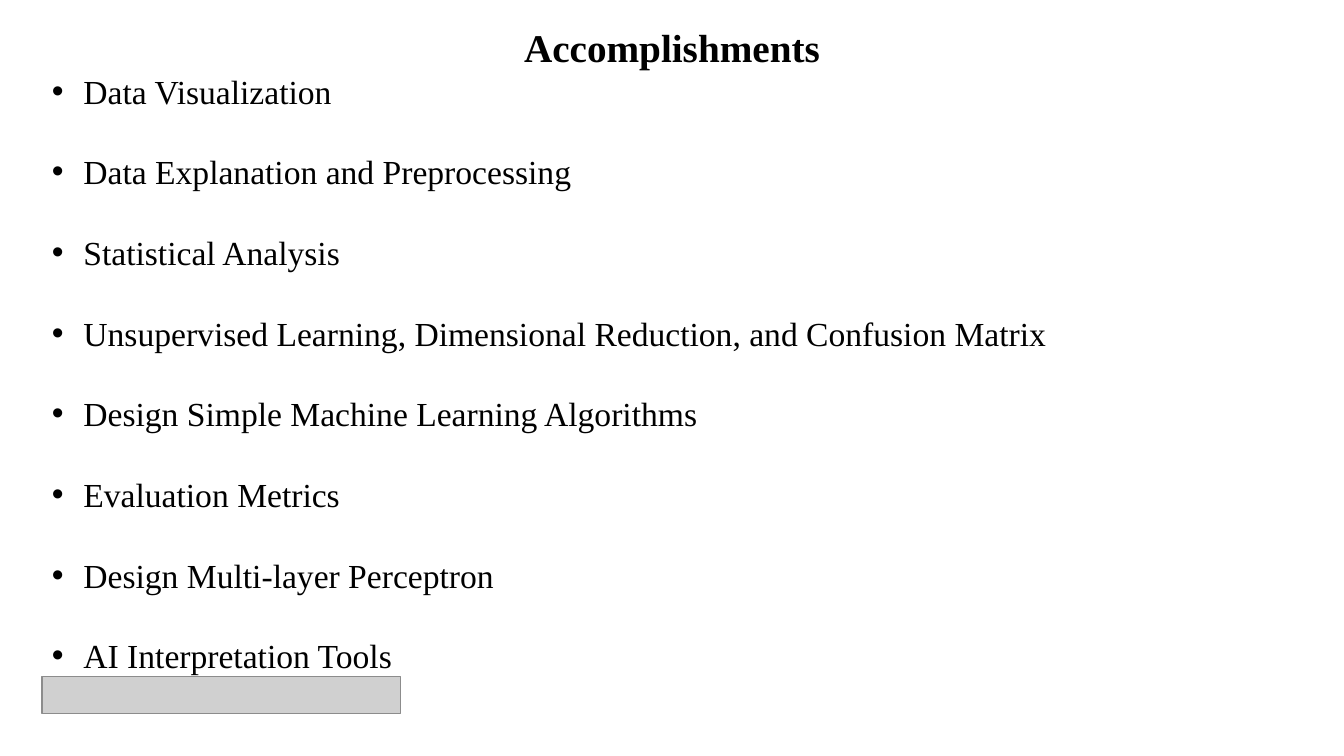
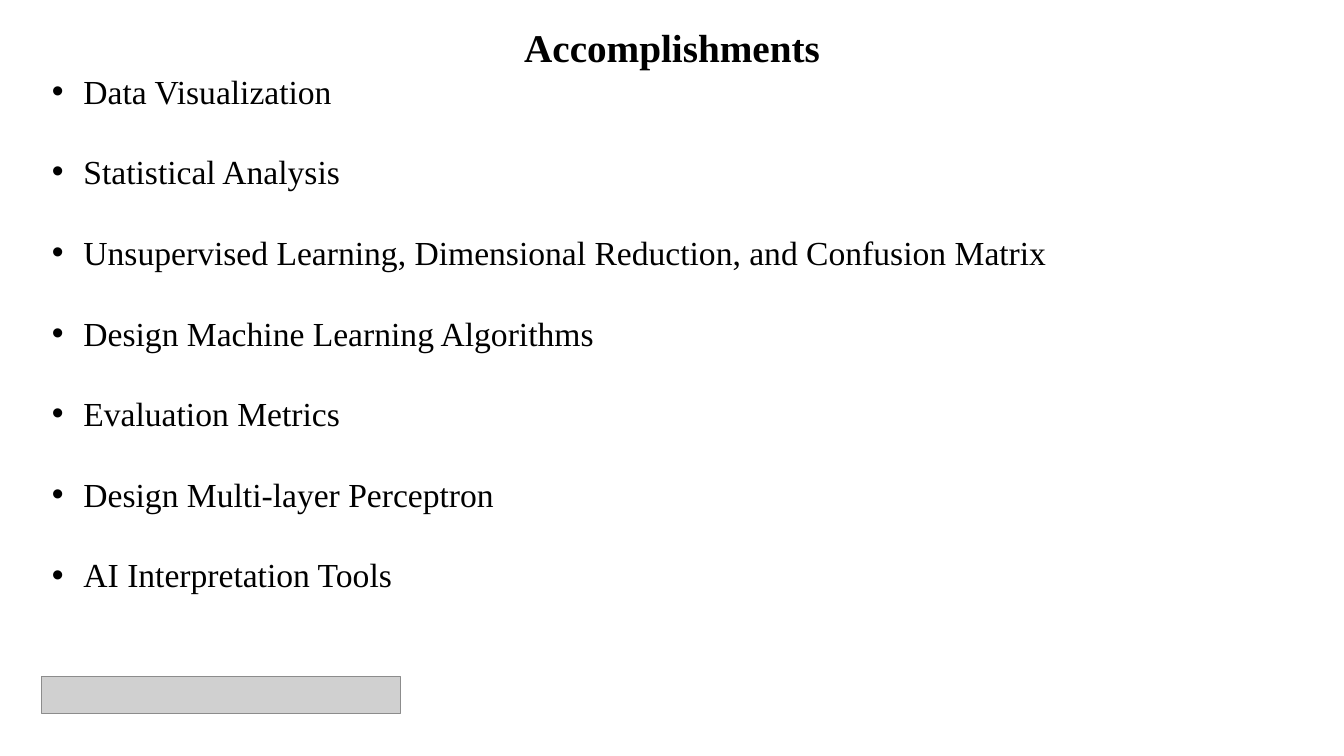
Before and after one commit to MichiganDataScienceTeam/W26-MDST-Project_Heart-Failure-Survival-Analysis, a slide deck: slide 5 of slides/Final Presentation.pptx (slide 6 before the commit). Drawn at 1344x756 pixels with LibreOffice and Linux fonts; fonts in the diff are those of the drawing; grey boxes stand for pictures. Boxes give left, top, right and bottom in pixels: in the first picture for what was removed or moved away, otherwise in the second. Text is boxed around its words. In the diff, an @@ line names an element or a change of style, - is before the commit and + after.

```diff
--- a/slides/Final Presentation.pptx
+++ b/slides/Final Presentation.pptx
@@ text at <box>83,160,571,191</box>: paragraph removed @@
-• Data Explanation and Preprocessing
@@ text at <box>83,322,594,352</box>: text changed @@
-• Design Simple Machine Learning Algorithms
+• Design Machine Learning Algorithms
```
Also in this commit, not shown: 9 other slides changed, 4 slides added, 4 slides removed.
